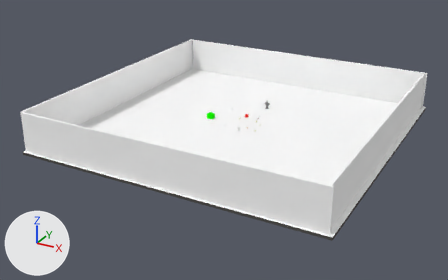
Two versions of the Blender file game folder/game.blend, one commit apart.
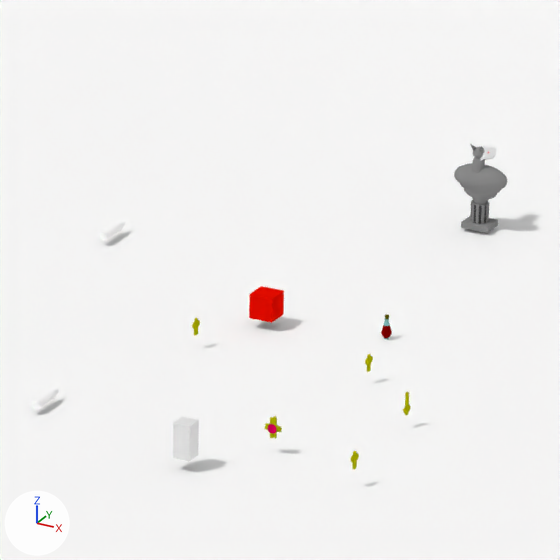
Old and new are each drawn whole from a camera (50 mm lens) standing at (146.0, -285.7, 133.4) and looking at (-5.4, -10.5, -4.3) and again close up on the part from 49% to 61% of the width and 31% to 50% of the height. Every picture has the same lights, and +X, +Y and +Z are marked at lower left.

Names of what the first close-up shows: 'Damage', 'Gar Head', 'Player', 'body', 'pCube6.001'.
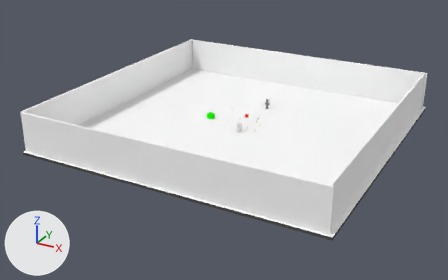
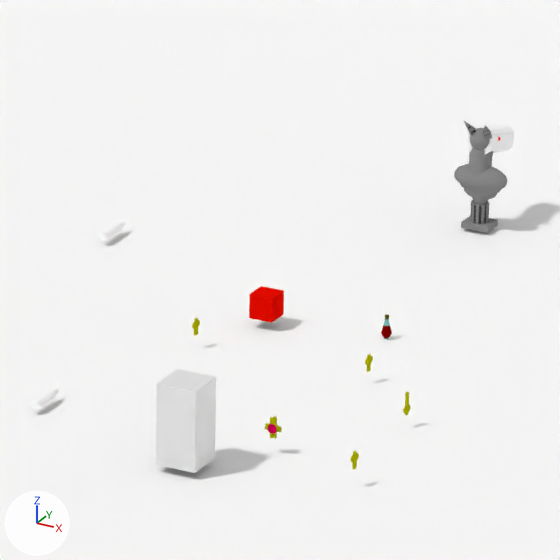
Pixel boxes (x1, y1, x2, y2) of what changed, in the close-ups (560 x 560 px):
'Player', moved, rescaled (126% wider, 133% taller)
    before: (173, 417, 199, 461)
    after: (156, 369, 216, 473)
'Gar Head', moved, rescaled (89% wider, 93% taller)
    before: (470, 144, 496, 172)
    after: (464, 121, 514, 176)

What changed in the scene script:
```text
Change me_untitled_011:
    where me_untitled_011.from_pydata(...)  # 1308 vertices, 1315 faces; spans x -1.2..1.18, y -1.56..4.67, z 0.25..5.57
    used by ob_gar_head; location = (-0.08, 33.35, 4.06); scale = (0.347, 0.347, 0.347)
    me_untitled_011 part 1: the whole mesh is moved by (0.0, 0.0, -2.47)
Change ob_gar_head:
    ob_gar_head.location: (-0.08, 33.35, 4.06) -> (-0.08, 33.61, 5.31)
    ob_gar_head.scale: (0.347, 0.347, 0.347) -> (0.666, 0.666, 0.666)
Change ob_player:
    ob_player.location: (1.55, -6.17, 2.21) -> (1.55, -6.17, 3.24)
    ob_player.scale: (1.0, 1.0, 1.0) -> (2.32, 2.32, 2.32)
```
